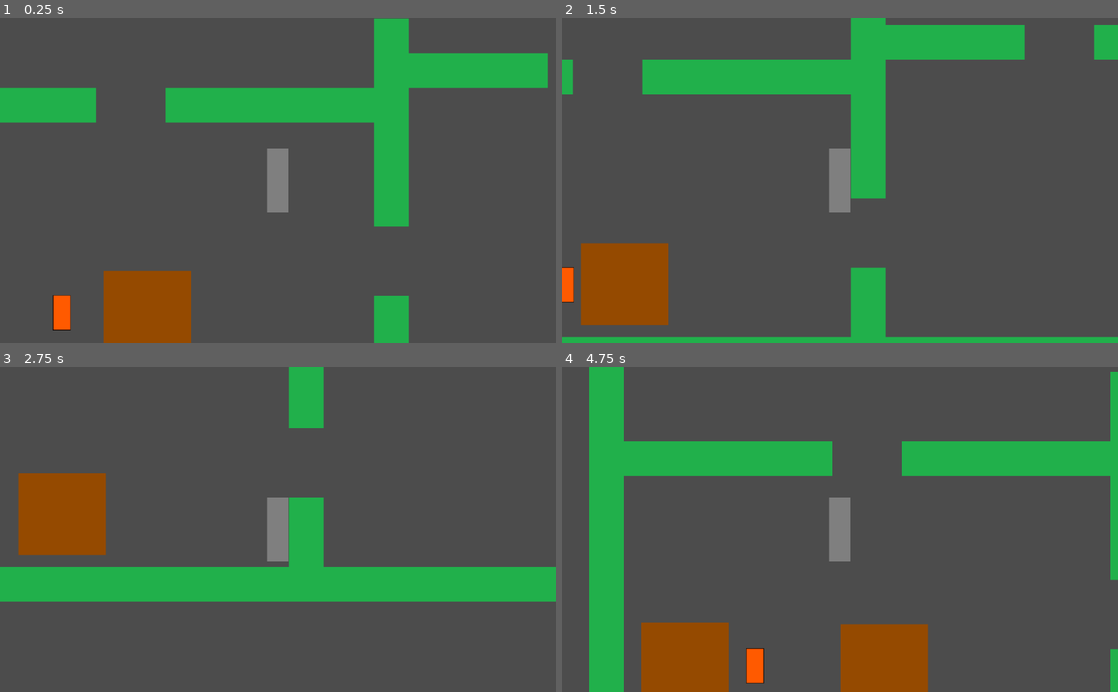
Above: before the commit, frames 1-4 (two rows, left to right).
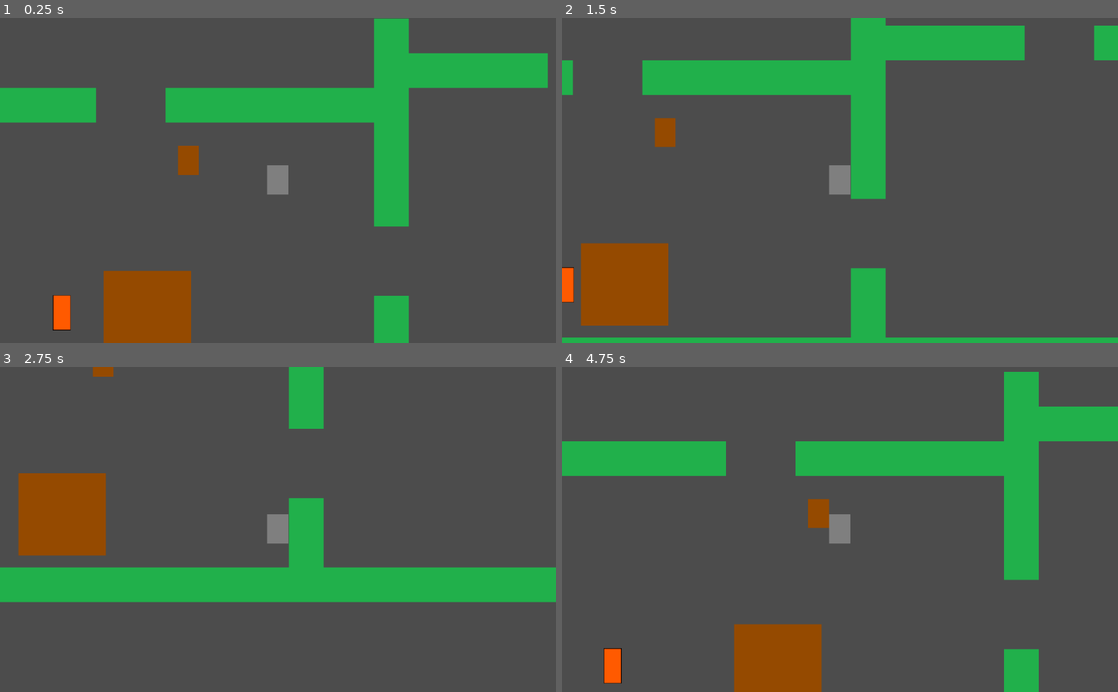
Above: after the commit, the same moments.

Repository: EnzoGalarza/Los-Secretos-de-C.I.B.V
Game: Godot game, scene res://Main.tscn
The game is run twice, just before and just after one commit, with the same random seed, the same clock (stepped at 60 frames per second) and the same inputs.
Inputs:
- Up to frame 1 (0.25 s): no input
- Up to frame 2 (1.5 s): hold D (move_right) 0.53-1.28 s; hold S (move_down) from 1.28 s (still down)
- Up to frame 3 (2.75 s): release S (move_down) at 2.03 s; hold D (move_right) from 2.03 s (still down)
- Up to frame 4 (4.75 s): tap Enter at 2.75 s; release D (move_right) at 2.78 s; hold W (move_up) 2.78-3.53 s; hold A (move_left) from 3.53 s (still down)

The runs differ from the first frame. In frame 1, 0.8% of the frame differs, in the area x 32-52%, y 39-60%; in frame 2, 1.3%; in frame 3, 1.0%; in frame 4, 27%, in the area x 0-100%, y 0-100%.

Commit message:
agregue un npc

Diff:
--- a/Los secretos de CIBV/Main.tscn
+++ b/Los secretos de CIBV/Main.tscn
@@ -1,14 +1,15 @@
-[gd_scene load_steps=7 format=2]
+[gd_scene load_steps=8 format=2]
 
 [ext_resource path="res://entities/player/Player.tscn" type="PackedScene" id=1]
 [ext_resource path="res://entities/enemies/Security.tscn" type="PackedScene" id=2]
 [ext_resource path="res://entities/world/Obstacle.tscn" type="PackedScene" id=3]
 [ext_resource path="res://assets/floor.png" type="Texture" id=4]
+[ext_resource path="res://entities/NPC/KinematicBody2D.tscn" type="PackedScene" id=5]
 
-[sub_resource type="ConvexPolygonShape2D" id=2]
+[sub_resource type="ConvexPolygonShape2D" id=1]
 points = PoolVector2Array( 64, 64, 0, 64, 0, 0, 64, 0 )
 
-[sub_resource type="TileSet" id=1]
+[sub_resource type="TileSet" id=2]
 0/name = "floor.png 0"
 0/texture = ExtResource( 4 )
 0/tex_offset = Vector2( 0, 0 )
@@ -49,10 +50,8 @@
 collision_layer = 3
 collision_mask = 2
 
-[node name="StaticBody2D2" parent="Environment" instance=ExtResource( 3 )]
-position = Vector2( 176, 411 )
-collision_layer = 3
-collision_mask = 2
-
 [node name="Security" parent="Environment" instance=ExtResource( 2 )]
 position = Vector2( 370, 415 )
+
+[node name="NPC" parent="." instance=ExtResource( 5 )]
+position = Vector2( 618, 133 )
--- /dev/null
+++ b/Los secretos de CIBV/entities/NPC/KinematicBody2D.tscn
@@ -0,0 +1,18 @@
+[gd_scene load_steps=3 format=2]
+
+[ext_resource path="res://assets/brown_square.png" type="Texture" id=1]
+
+[sub_resource type="CapsuleShape2D" id=1]
+radius = 21.0
+
+[node name="KinematicBody2D" type="KinematicBody2D"]
+
+[node name="Sprite" type="Sprite" parent="."]
+position = Vector2( 0, 1 )
+scale = Vector2( 0.1725, 0.236944 )
+texture = ExtResource( 1 )
+
+[node name="CollisionShape2D" type="CollisionShape2D" parent="."]
+position = Vector2( 3.55271e-15, 1 )
+scale = Vector2( 1, 1 )
+shape = SubResource( 1 )
--- a/Los secretos de CIBV/entities/player/Player.tscn
+++ b/Los secretos de CIBV/entities/player/Player.tscn
@@ -8,7 +8,7 @@
 
 [sub_resource type="CapsuleShape2D" id=1]
 radius = 20.0
-height = 76.0
+height = 18.0
 
 [node name="Player" type="KinematicBody2D"]
 collision_layer = 3
@@ -24,7 +24,8 @@
 script = ExtResource( 4 )
 
 [node name="Body" type="Sprite" parent="."]
-scale = Vector2( 0.195, 0.59 )
+position = Vector2( 0, -1 )
+scale = Vector2( 0.195, 0.27 )
 texture = ExtResource( 1 )
 
 [node name="CollisionShape2D" type="CollisionShape2D" parent="."]
Not shown: 2 places in Los secretos de CIBV/Main.tscn that only renumber resources
Binary file added: Los secretos de CIBV/assets/rosa.png
Not shown, added: Los secretos de CIBV/assets/rosa.png.import
